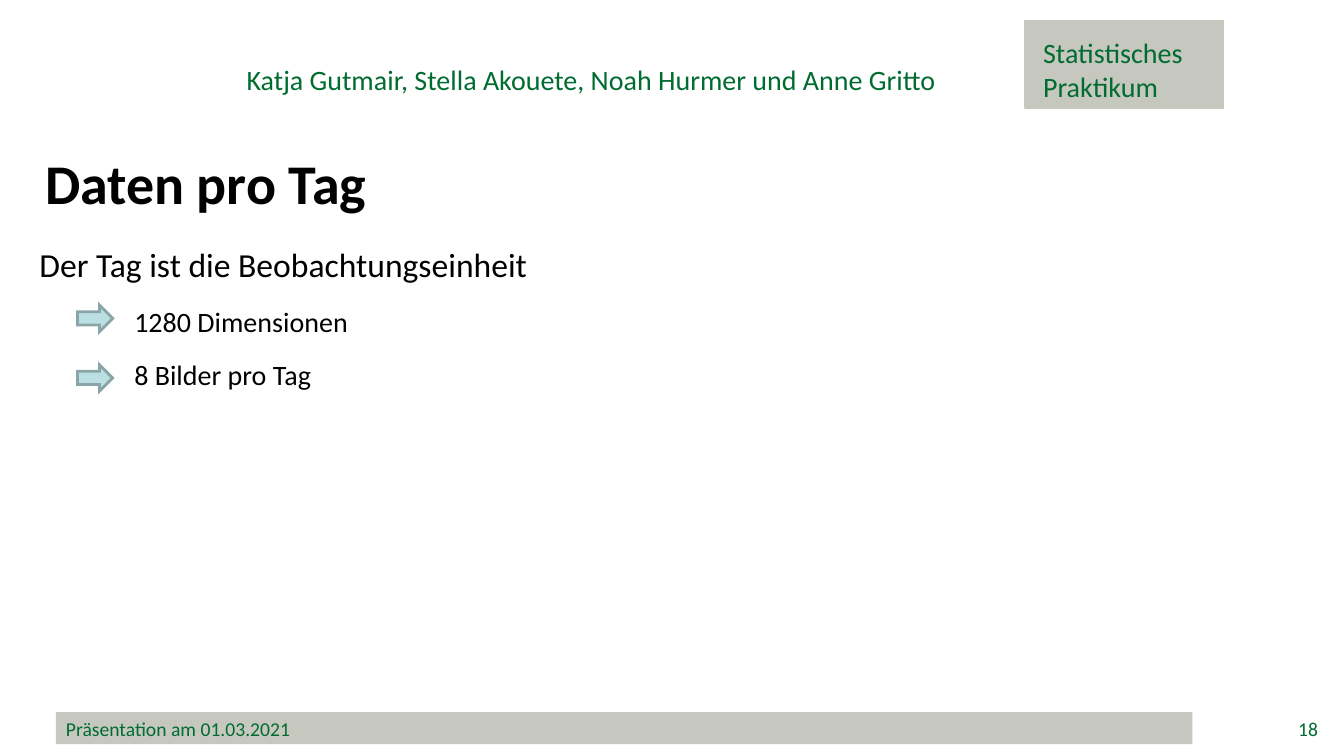
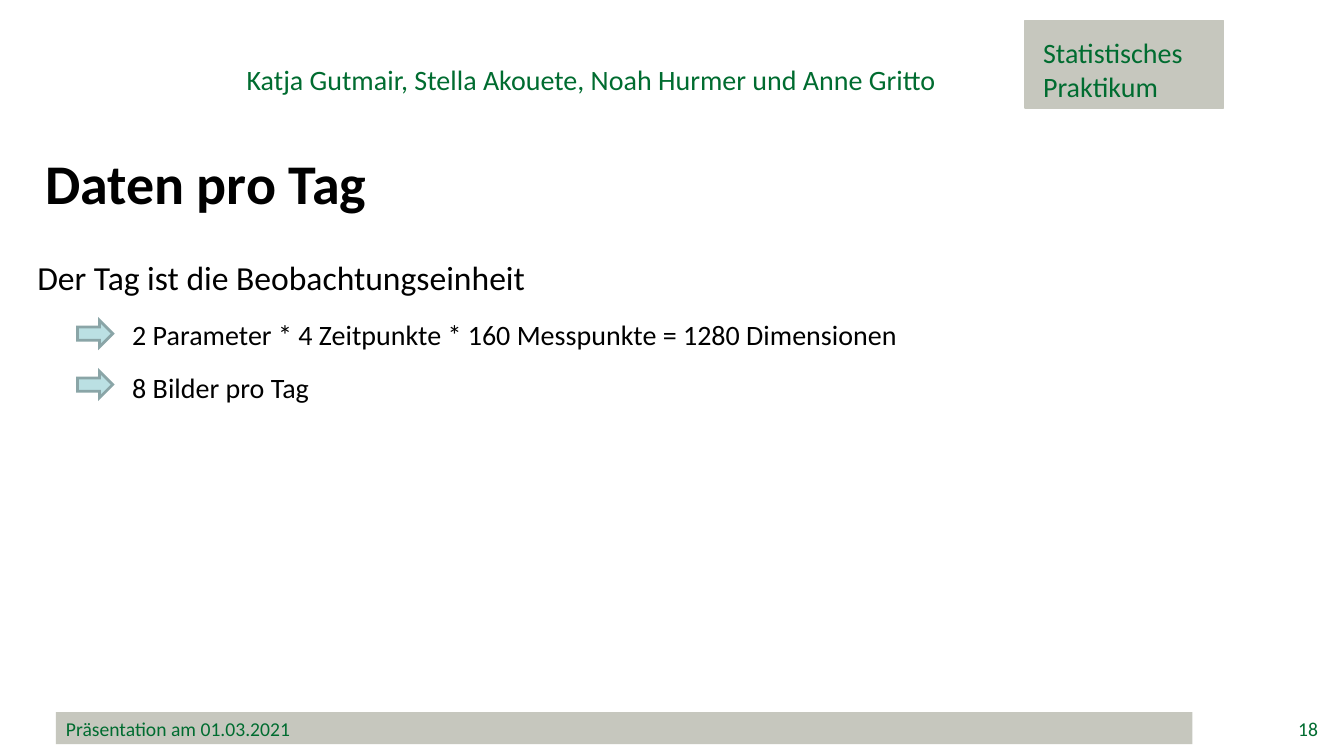
Before and after one commit to minimops/weatherFrog, a slide deck: slide 18 of documentation/ppt/Präsentation.pptx. Drawn at 1344x756 pixels with LibreOffice and Linux fonts; fonts in the diff are those of the drawing; background and template pictures are left out. Boxes give left, top, right and bottom in pixels: in the first picture for what was removed or moved away, otherwise in the second. Text is boxed around its words. In the diff, an @@ line names an element or a change of style, - is before the commit and + after.

```diff
--- a/documentation/ppt/Präsentation.pptx
+++ b/documentation/ppt/Präsentation.pptx
@@ text "Der Tag ist die Beobachtungseinheit" moved from (x1=39, y1=253, x2=527, y2=390) to (x1=37, y1=266, x2=896, y2=403) @@
@@ right arrow moved from (x1=78, y1=306, x2=113, y2=332) to (x1=78, y1=321, x2=113, y2=347) @@
@@ text at (x1=132, y1=325, x2=896, y2=350): text changed @@
-1280 Dimensionen
+2 Parameter * 4 Zeitpunkte * 160 Messpunkte = 1280 Dimensionen
@@ right arrow moved from (x1=78, y1=365, x2=113, y2=391) to (x1=78, y1=371, x2=113, y2=397) @@
```
Also in this commit, not shown: 23 other slides changed, 9 slides added.
